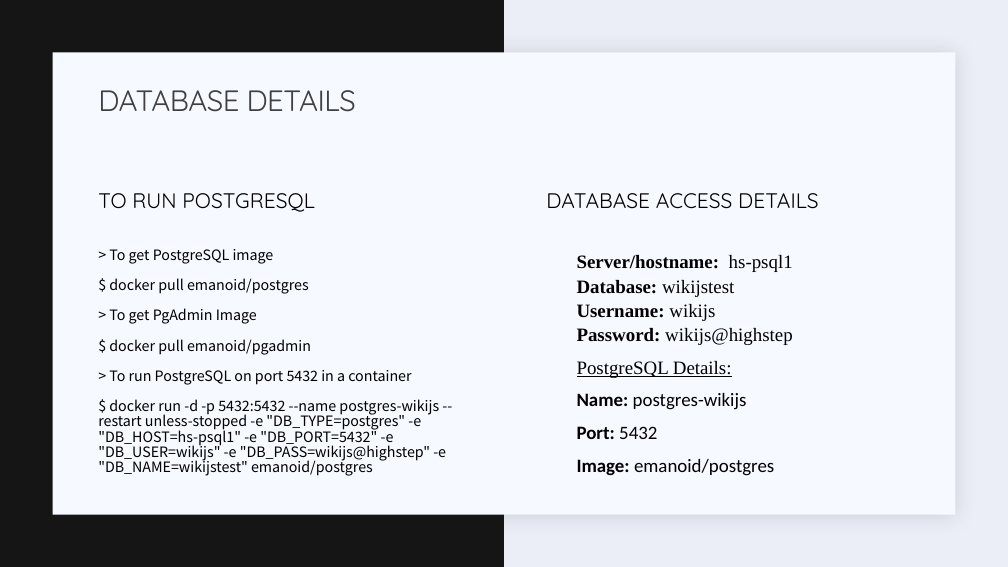
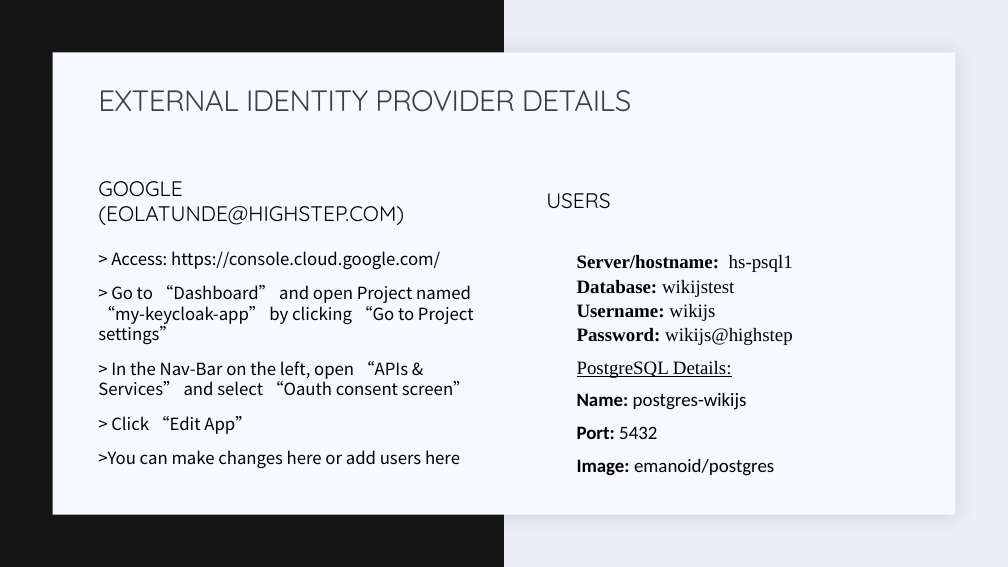
Before and after one commit to Emanoid/React-Keycloak-Application, a slide deck: slide 2 of Keycloak ConfigurationsTest.pptx. Drawn at 1008x567 pixels with LibreOffice and Linux fonts; fonts in the diff are those of the drawing. Boxes give left, top, right and bottom in pixels: in the first picture for what was removed or moved away, otherwise in the second. Text is boxed around its words. In the diff, an @@ line names an element or a change of style, - is before the commit and + after.

Commit message:
Updates to Powerpoint, Google Social Login Details

```diff
--- a/Keycloak ConfigurationsTest.pptx
+++ b/Keycloak ConfigurationsTest.pptx
@@ title at box(98, 90, 631, 112): text changed @@
-DATABASE DETAILS
+EXTERNAL IDENTITY PROVIDER DETAILS
@@ text at box(98, 181, 404, 225): text changed @@
-TO RUN POSTGRESQL
+GOOGLE (EOLATUNDE@HIGHSTEP.COM)
@@ text at box(546, 193, 610, 209): text changed @@
-DATABASE ACCESS DETAILS
+USERS
@@ text at box(98, 251, 474, 468): text changed; size 13.6 to 16 pt @@
-  > To get PostgreSQL image
-  $ docker pull emanoid/postgres
-  > To get PgAdmin Image
-  $ docker pull emanoid/pgadmin
-  > To run PostgreSQL on port 5432 in a container
-  $ docker run -d -p 5432:5432 --name postgres-wikijs --restart unless-stopped -e "DB_TYPE=postgres" -e "DB_HOST=hs-psql1" -e "DB_PORT=5432" -e "DB_USER=wikijs" -e "DB_PASS=wikijs@highstep" -e "DB_NAME=wikijstest" emanoid/postgres
+  > Access: https://console.cloud.google.com/
+  > Go to “Dashboard” and open Project named “my-keycloak-app” by clicking “Go to Project settings”
+  > In the Nav-Bar on the left, open “APIs & Services” and select “Oauth consent screen”
+  > Click “Edit App”
+  >You can make changes here or add users here
```
Also in this commit, not shown: 1 slide removed.
